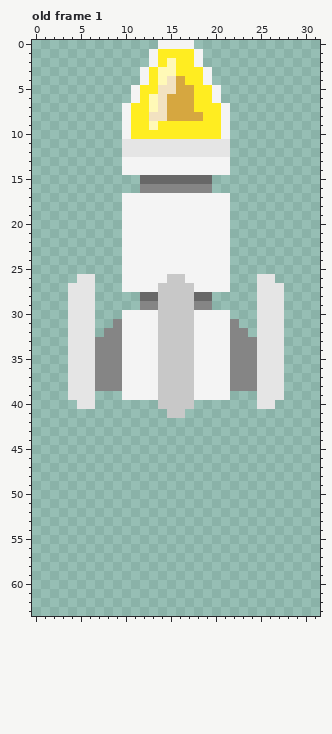
A pixel-art file gets an edit: assets/rocket.aseprite. Above, as it was before the edit.
32x64 pixels, 1 frame. Shown: old frame 1. The commit also changed other frames, which this record leaves out.
Once edited:
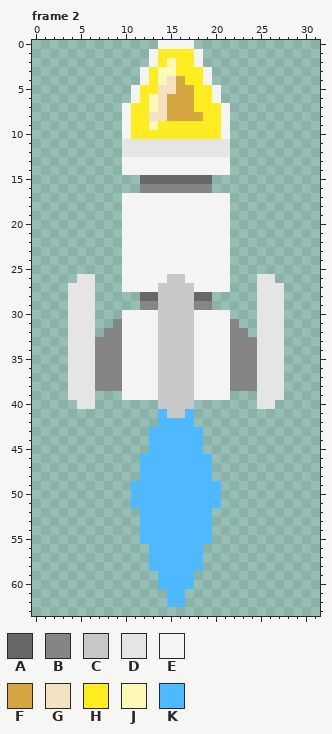
Palette (. is transparent): A #676767  B #858585  C #c8c8c8  D #e5e5e5  E #f4f4f4  F #d6a740  G #f2e2c1  H #ffed21  J #fff9b7  K #4fb9ff
A new or re-ordered frame is compared with the old frame closest to it.
Author's note on the commit: Rocket thrust + title screen
Changes in this commit:
{"change": "frames 1 -> 5"}
{"change": "layer \"Thrust\" added"}
{"where": "frame 2 is new; against old frame 1, layer \"Thrust\""}
{"frame":2,"y":41,"x":14,"old":".","new":"K"}
{"frame":2,"y":41,"x":17,"old":".","new":"K"}
{"frame":2,"y":42,"x":14,"old":"....","new":"KKKK"}
{"frame":2,"y":43,"x":13,"old":"......","new":"KKKKKK"}
{"frame":2,"y":44,"x":13,"old":"......","new":"KKKKKK"}
{"frame":2,"y":45,"x":13,"old":"......","new":"KKKKKK"}
{"frame":2,"y":46,"x":12,"old":"........","new":"KKKKKKKK"}
{"frame":2,"y":47,"x":12,"old":"........","new":"KKKKKKKK"}
{"frame":2,"y":48,"x":12,"old":"........","new":"KKKKKKKK"}
{"frame":2,"y":49,"x":11,"old":"..........","new":"KKKKKKKKKK"}
{"frame":2,"y":50,"x":11,"old":"..........","new":"KKKKKKKKKK"}
{"frame":2,"y":51,"x":11,"old":"..........","new":"KKKKKKKKKK"}
{"frame":2,"y":52,"x":12,"old":"........","new":"KKKKKKKK"}
{"frame":2,"y":53,"x":12,"old":"........","new":"KKKKKKKK"}
{"frame":2,"y":54,"x":12,"old":"........","new":"KKKKKKKK"}
{"frame":2,"y":55,"x":12,"old":"........","new":"KKKKKKKK"}
{"frame":2,"y":56,"x":13,"old":"......","new":"KKKKKK"}
{"frame":2,"y":57,"x":13,"old":"......","new":"KKKKKK"}
{"frame":2,"y":58,"x":13,"old":"......","new":"KKKKKK"}
{"frame":2,"y":59,"x":14,"old":"....","new":"KKKK"}
{"frame":2,"y":60,"x":14,"old":"....","new":"KKKK"}
{"frame":2,"y":61,"x":15,"old":"..","new":"KK"}
{"frame":2,"y":62,"x":15,"old":"..","new":"KK"}
